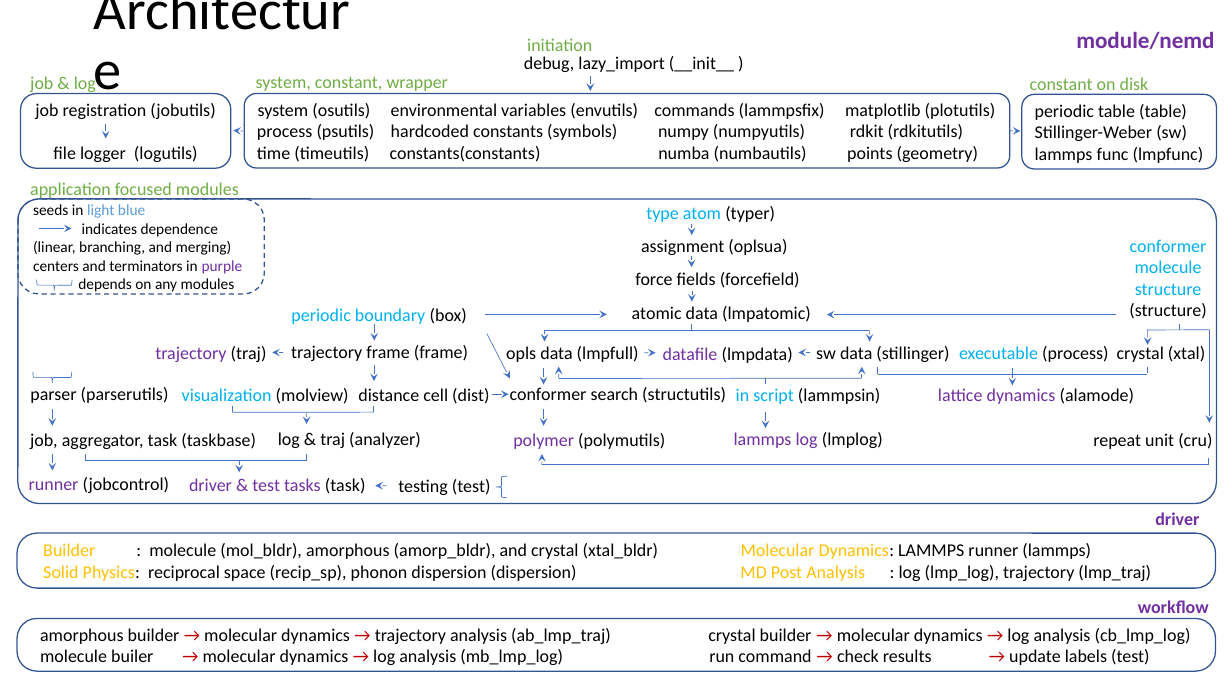
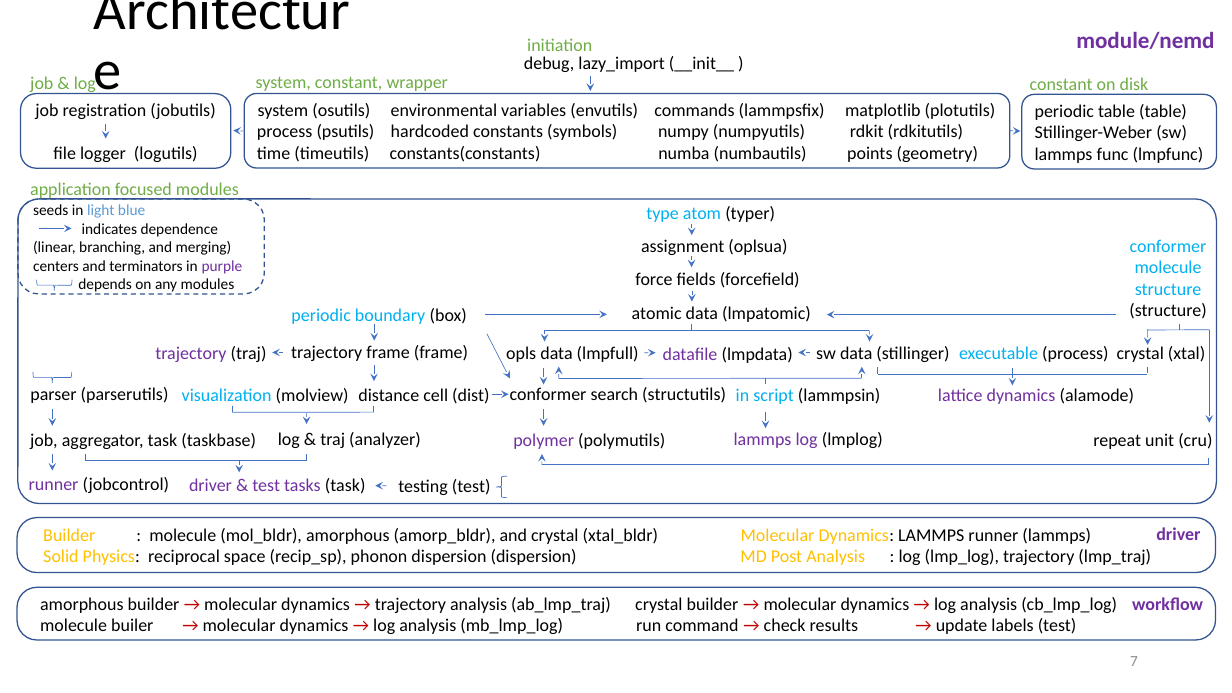
Before and after one commit to zhteg4pvt/nemd, a slide deck: slide 7 of docs/power_point/nemd.pptx. Drawn at 1232x693 pixels with LibreOffice and Linux fonts; fonts in the diff are those of the drawing. Boxes give left, top, right and bottom in pixels: in the first picture for what was removed or moved away, otherwise in the second. Text is boxed around its words. In the diff, an @@ line names an element or a change of style, - is before the commit and + after.

```diff
--- a/docs/power_point/nemd.pptx
+++ b/docs/power_point/nemd.pptx
@@ rounded rectangle: place and size @@
-rounded rectangle at (17,533,1215,589)
+rounded rectangle at (17,518,1215,573)
@@ text "Builder : molecule (mol_bldr), amorphous ...": place and size @@
-text "Builder : molecule (mol_bldr), amorphous ..." at (43,543,1151,581)
+text "Builder : molecule (mol_bldr), amorphous ..." at (43,528,1151,565)
@@ text "driver": place and size @@
-text "driver" at (1155,512,1199,525)
+text "driver" at (1156,527,1200,540)
@@ rounded rectangle "amorphous builder → molecular dynamics ...": place and size @@
-rounded rectangle "amorphous builder → molecular dynamics ..." at (17,618,1215,671)
+rounded rectangle "amorphous builder → molecular dynamics ..." at (17,588,1215,640)
@@ text "workflow": place and size @@
-text "workflow" at (1138,600,1209,613)
+text "workflow" at (1132,597,1203,610)
@@ page number added at (1130,656,1138,666), 12 pt, text #8C8C8C @@
+7
```
Also in this commit, not shown: 14 other slides changed, 2 other files.
